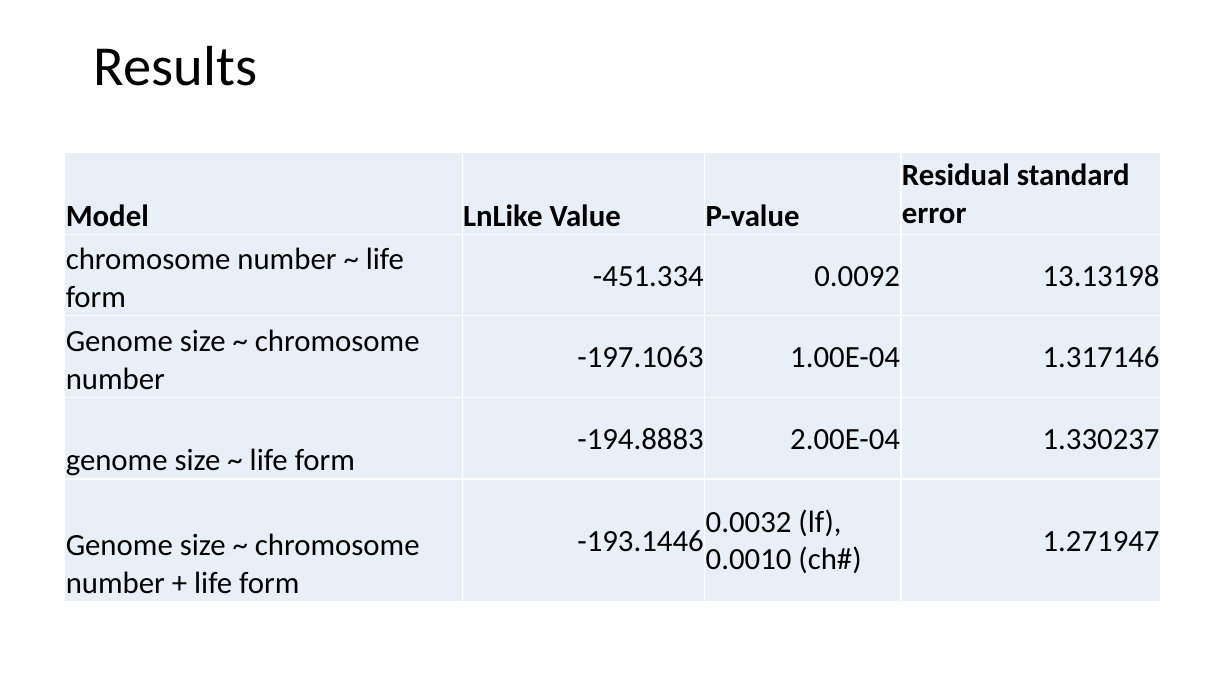
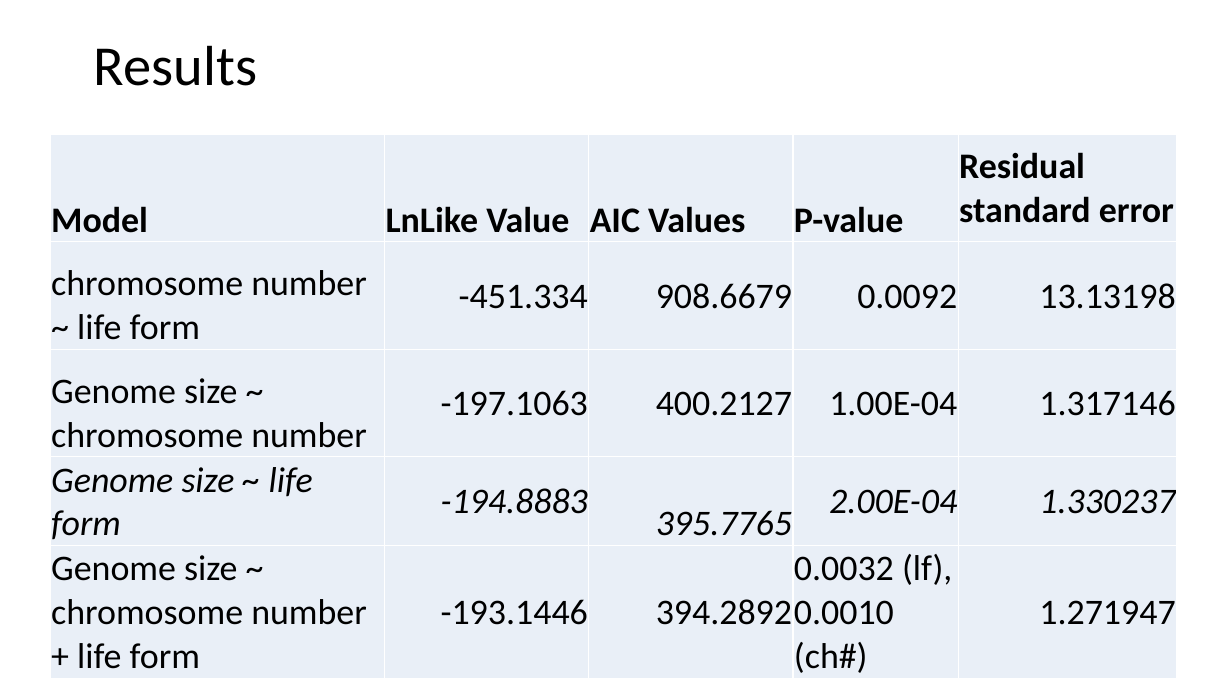
Before and after one commit to chelzpretz/PCM2018, a slide deck: slide 7 of Project/PCMPresentation.pptx. Drawn at 1232x693 pixels with LibreOffice and Linux fonts; fonts in the diff are those of the drawing. Boxes give left, top, right and bottom in pixels: in the first picture for what was removed or moved away, otherwise in the second. Text is boxed around its words. In the diff, an @@ line names an element or a change of style, - is before the commit and + after.

```diff
--- a/Project/PCMPresentation.pptx
+++ b/Project/PCMPresentation.pptx
@@ table at (50, 134, 1177, 677) @@
-column 1, row 4: genome size ~ life form
+column 1, row 4: Genome size ~ life form
+column 3: AIC Values | 908.6679 | 400.2127 | 395.7765 | 394.2892
@@ table: place and size @@
-table at (65, 152, 1161, 602)
+table at (50, 134, 1177, 677)
```
Also in this commit, not shown: 2 other slides changed, 2 slides added, 2 other files.
